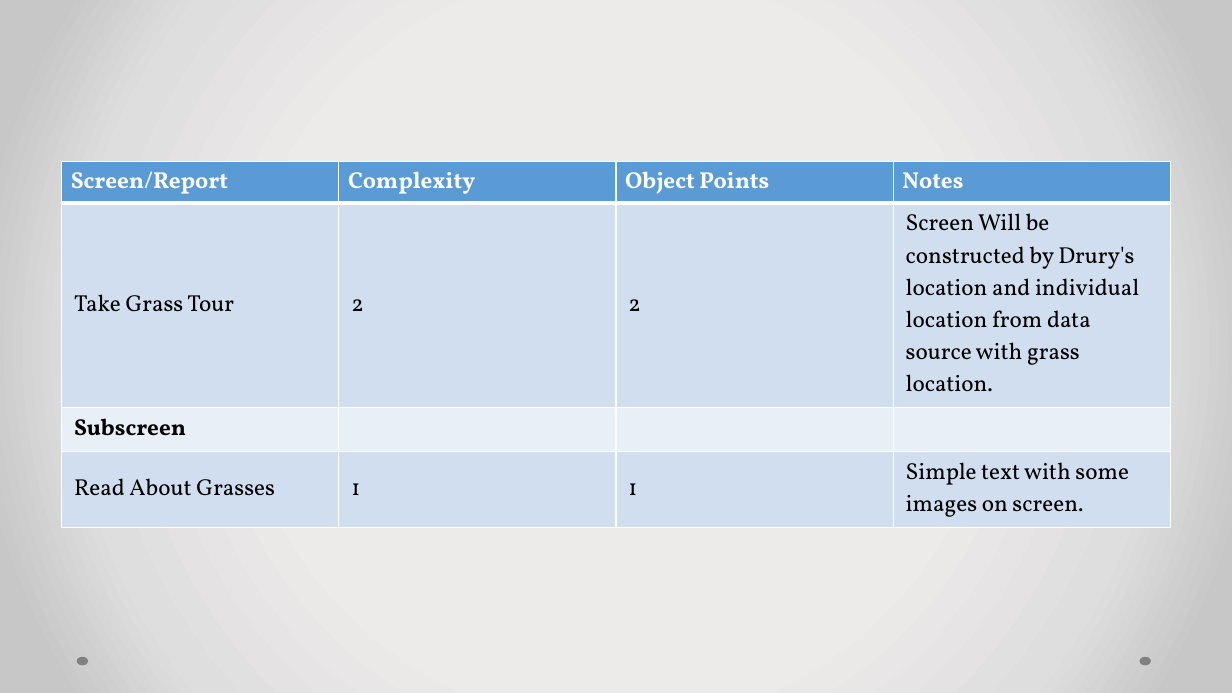
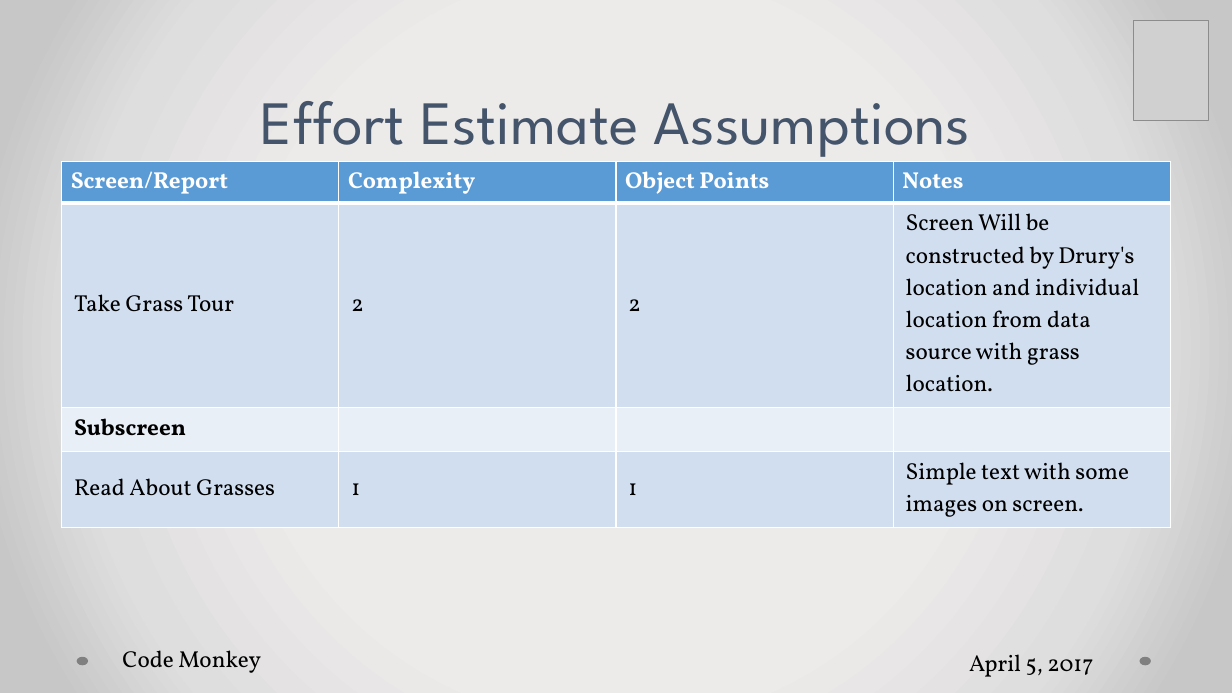
Before and after one commit to falsabhan/D.Eco, a slide deck: slide 10 of Presentation1.pptx. Drawn at 1232x693 pixels with LibreOffice and Linux fonts; fonts in the diff are those of the drawing; grey boxes stand for pictures. Boxes give left, top, right and bottom in pixels: in the first picture for what was removed or moved away, otherwise in the second. Text is boxed around its words. In the diff, an @@ line names an element or a change of style, - is before the commit and + after.

```diff
--- a/Presentation1.pptx
+++ b/Presentation1.pptx
@@ picture added at box(1134, 21, 1209, 121) @@
@@ title added at box(261, 101, 970, 163), 48 pt, text #44546A @@
+Effort Estimate Assumptions
@@ text added at box(122, 650, 261, 673), 18 pt, text #000000 @@
+Code Monkey
@@ text added at box(969, 654, 1093, 677), 18 pt, text #000000 @@
+April 5, 2017
```
Also in this commit, not shown: 13 other slides changed, 2 slides added.
